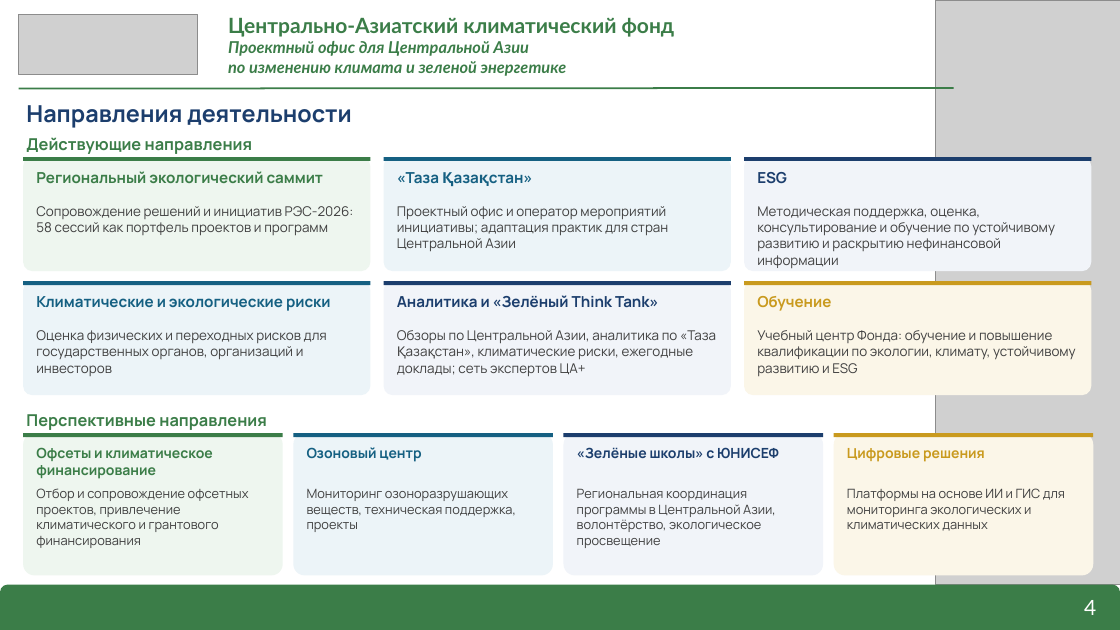
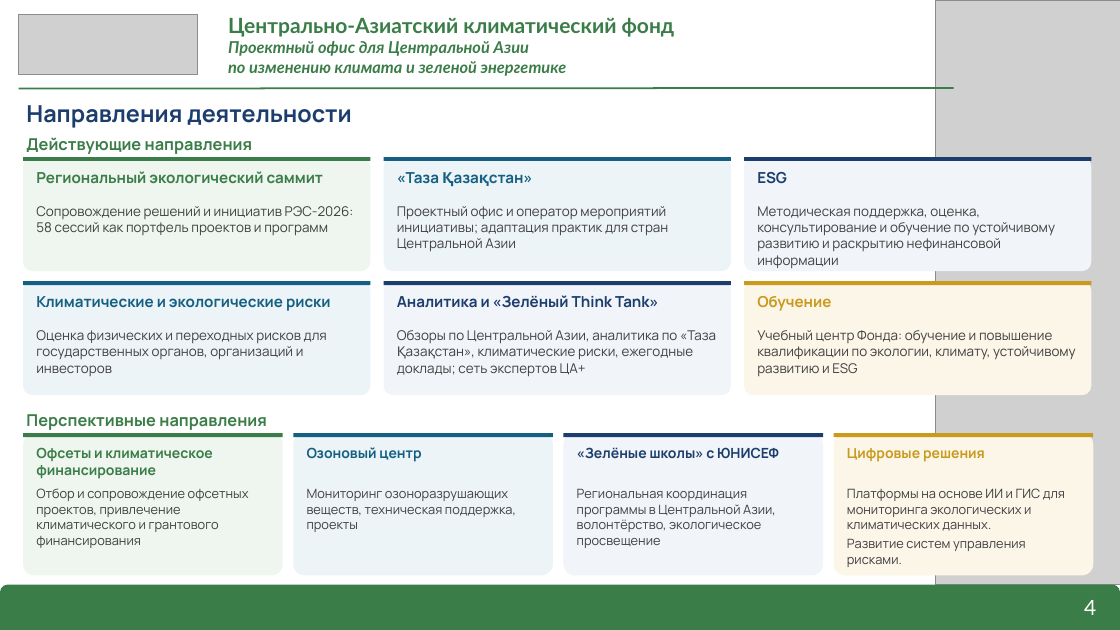
Before and after one commit to murat01042014/obsidian-vault, a slide deck: slide 4 of CACF/_документы/Презентация ЦАКФ – о Фонде.pptx. Drawn at 1120x630 pixels with LibreOffice and Linux fonts; fonts in the diff are those of the drawing; grey boxes stand for pictures. Boxes give left, top, right and bottom in pixels: in the first picture for what was removed or moved away, otherwise in the second. Text is boxed around its words. In the diff, an @@ line names an element or a change of style, - is before the commit and + after.

```diff
--- a/CACF/_документы/Презентация ЦАКФ – о Фонде.pptx
+++ b/CACF/_документы/Презентация ЦАКФ – о Фонде.pptx
@@ text at (x1=847, y1=488, x2=1065, y2=551): text changed @@
-Платформы на основе ИИ и ГИС для мониторинга экологических и климатических данных
+Платформы на основе ИИ и ГИС для мониторинга экологических и климатических данных.
+Развитие систем управления рисками.
```
Also in this commit, not shown: 4 other slides changed, 2 other files.
